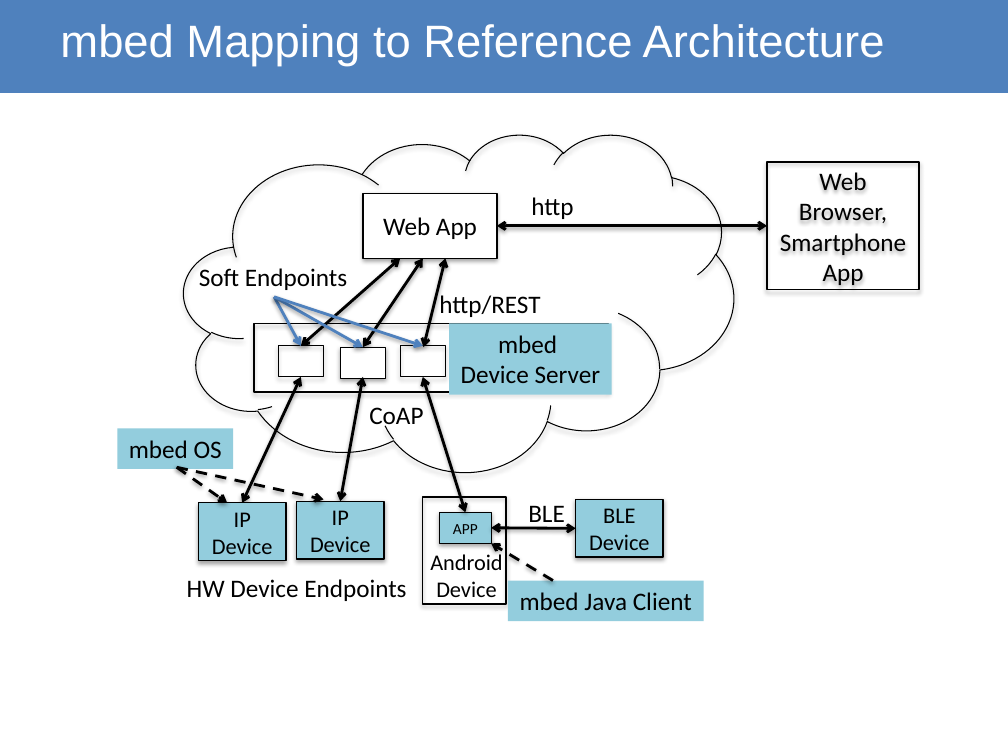
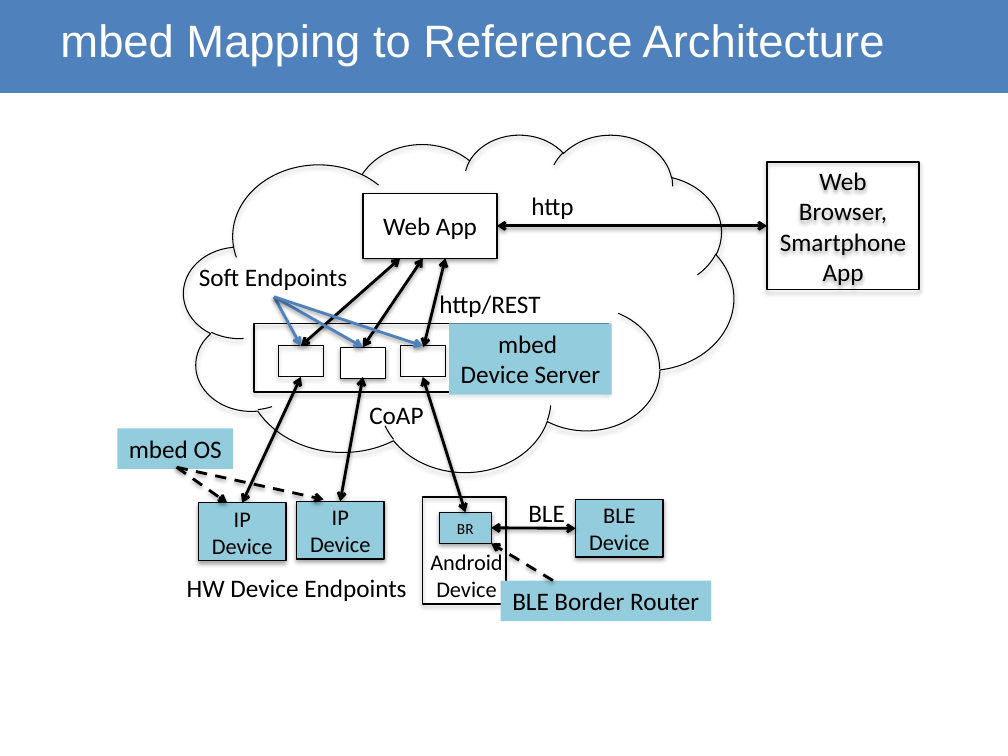
Before and after one commit to connectIOT/SpringIotCourse, a slide deck: slide 37 of Documents/mbed_iot_tutorial.pptx. Drawn at 1008x756 pixels with LibreOffice and Linux fonts; fonts in the diff are those of the drawing. Boxes give left, top, right and bottom in pixels: in the first picture for what was removed or moved away, otherwise in the second. Text is boxed around its words. In the diff, an @@ line names an element or a change of style, - is before the commit and + after.

```diff
--- a/Documents/mbed_iot_tutorial.pptx
+++ b/Documents/mbed_iot_tutorial.pptx
@@ text in rectangle at [457, 524, 474, 534]: text changed @@
-APP
+BR
@@ rectangle "BLE Border Router": place and size @@
-rectangle "BLE Border Router" at [508, 581, 704, 621]
+rectangle "BLE Border Router" at [501, 581, 712, 621]
@@ text in rectangle at [512, 592, 699, 610]: text changed @@
-mbed Java Client
+BLE Border Router
```
Also in this commit, not shown: 5 other slides changed, 1 other file.
